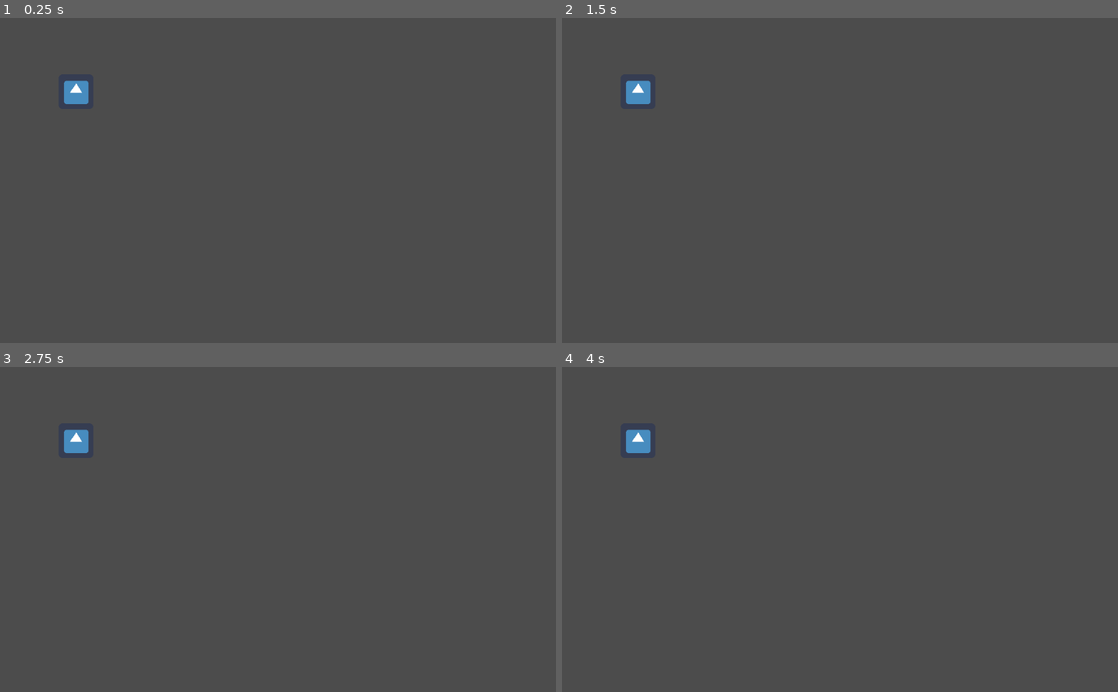
Above: before the commit, frames 1-4 (two rows, left to right).
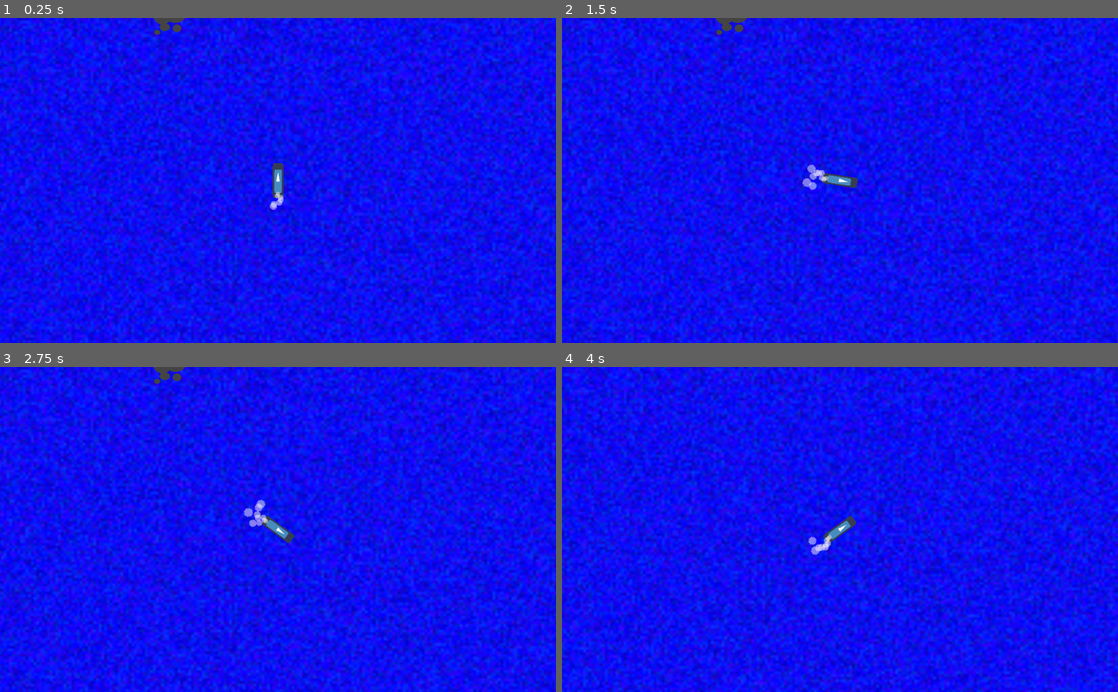
Above: after the commit, the same moments.

Repository: HedgeLizards/grappling
Game: Godot game, scene res://scenes/Main.tscn
The game is run twice, just before and just after one commit, with the same random seed, the same clock (stepped at 60 frames per second) and the same inputs. The engine's default icon, where the game draws it, is replaced by a stand-in: a white triangle on a blue panel in a dark square.
Inputs:
- Up to frame 1 (0.25 s): no input
- Up to frame 2 (1.5 s): hold D (right, bound only after the commit) 0.53-1.28 s; hold A (left, bound only after the commit) from 1.28 s (still down)
- Up to frame 3 (2.75 s): release A (left, bound only after the commit) at 2.03 s; hold D (right, bound only after the commit) from 2.03 s (still down)
- Up to frame 4 (4 s): release D (right, bound only after the commit) at 2.78 s; hold W (forwards, bound only after the commit) 2.78-3.53 s; hold A (left, bound only after the commit) from 3.53 s (still down)

The runs differ from the first frame. In frame 1, 100% of the frame differs, in the area x 0-100%, y 0-100%; in frame 2, 100%; in frame 3, 100%; in frame 4, 100%.

Commit message:
player moving around

Diff:
--- a/project.godot
+++ b/project.godot
@@ -18,6 +18,33 @@
 
 common/drop_mouse_on_gui_input_disabled=true
 
+[input]
+
+left={
+"deadzone": 0.5,
+"events": [ Object(InputEventKey,"resource_local_to_scene":false,"resource_name":"","device":0,"alt":false,"shift":false,"control":false,"meta":false,"command":false,"pressed":false,"scancode":0,"physical_scancode":65,"unicode":0,"echo":false,"script":null)
+, Object(InputEventKey,"resource_local_to_scene":false,"resource_name":"","device":0,"alt":false,"shift":false,"control":false,"meta":false,"command":false,"pressed":false,"scancode":0,"physical_scancode":16777231,"unicode":0,"echo":false,"script":null)
+ ]
+}
+right={
+"deadzone": 0.5,
+"events": [ Object(InputEventKey,"resource_local_to_scene":false,"resource_name":"","device":0,"alt":false,"shift":false,"control":false,"meta":false,"command":false,"pressed":false,"scancode":0,"physical_scancode":68,"unicode":0,"echo":false,"script":null)
+, Object(InputEventKey,"resource_local_to_scene":false,"resource_name":"","device":0,"alt":false,"shift":false,"control":false,"meta":false,"command":false,"pressed":false,"scancode":0,"physical_scancode":16777233,"unicode":0,"echo":false,"script":null)
+ ]
+}
+forwards={
+"deadzone": 0.5,
+"events": [ Object(InputEventKey,"resource_local_to_scene":false,"resource_name":"","device":0,"alt":false,"shift":false,"control":false,"meta":false,"command":false,"pressed":false,"scancode":0,"physical_scancode":87,"unicode":0,"echo":false,"script":null)
+, Object(InputEventKey,"resource_local_to_scene":false,"resource_name":"","device":0,"alt":false,"shift":false,"control":false,"meta":false,"command":false,"pressed":false,"scancode":0,"physical_scancode":16777232,"unicode":0,"echo":false,"script":null)
+ ]
+}
+backwards={
+"deadzone": 0.5,
+"events": [ Object(InputEventKey,"resource_local_to_scene":false,"resource_name":"","device":0,"alt":false,"shift":false,"control":false,"meta":false,"command":false,"pressed":false,"scancode":0,"physical_scancode":16777234,"unicode":0,"echo":false,"script":null)
+, Object(InputEventKey,"resource_local_to_scene":false,"resource_name":"","device":0,"alt":false,"shift":false,"control":false,"meta":false,"command":false,"pressed":false,"scancode":0,"physical_scancode":83,"unicode":0,"echo":false,"script":null)
+ ]
+}
+
 [physics]
 
 common/enable_pause_aware_picking=true
--- a/scenes/Main.tscn
+++ b/scenes/Main.tscn
@@ -1,9 +1,32 @@
-[gd_scene load_steps=2 format=2]
+[gd_scene load_steps=5 format=2]
 
-[ext_resource path="res://icon.png" type="Texture" id=1]
+[ext_resource path="res://scenes/Player.tscn" type="PackedScene" id=1]
+[ext_resource path="res://assets/sea.png" type="Texture" id=2]
+[ext_resource path="res://scenes/Rock.tscn" type="PackedScene" id=3]
+[ext_resource path="res://assets/foam.png" type="Texture" id=4]
 
 [node name="Main" type="Node2D"]
 
-[node name="Sprite" type="Sprite" parent="."]
-position = Vector2( 140, 136 )
-texture = ExtResource( 1 )
+[node name="TextureRect" type="TextureRect" parent="."]
+margin_left = -1.00001e+06
+margin_top = -1.00002e+06
+margin_right = 999987.0
+margin_bottom = 999976.0
+rect_scale = Vector2( 5, 5 )
+texture = ExtResource( 2 )
+stretch_mode = 2
+
+[node name="Player" parent="." instance=ExtResource( 1 )]
+
+[node name="CPUParticles2D" type="CPUParticles2D" parent="."]
+visible = false
+position = Vector2( 164, 101 )
+amount = 20
+lifetime = 0.5
+texture = ExtResource( 4 )
+direction = Vector2( 2, 1 )
+spread = 180.0
+gravity = Vector2( 0, 0 )
+initial_velocity = 30.0
+
+[node name="Rock" parent="." instance=ExtResource( 3 )]
--- /dev/null
+++ b/scenes/Player.tscn
@@ -0,0 +1,37 @@
+[gd_scene load_steps=6 format=2]
+
+[ext_resource path="res://scripts/Player.gd" type="Script" id=1]
+[ext_resource path="res://icon.png" type="Texture" id=2]
+[ext_resource path="res://assets/foam.png" type="Texture" id=3]
+
+[sub_resource type="RectangleShape2D" id=1]
+extents = Vector2( 8, 25 )
+
+[sub_resource type="Curve" id=3]
+min_value = 1.0
+max_value = 2.0
+_data = [ Vector2( 0.011745, 1 ), 0.0, 1.12186, 0, 0, Vector2( 0.964765, 1.98466 ), 1.28653, 0.0, 0, 0 ]
+
+[node name="Player" type="KinematicBody2D"]
+position = Vector2( 200, 300 )
+script = ExtResource( 1 )
+
+[node name="Sprite" type="Sprite" parent="."]
+scale = Vector2( 0.3, 1 )
+texture = ExtResource( 2 )
+
+[node name="CollisionShape2D" type="CollisionShape2D" parent="."]
+shape = SubResource( 1 )
+
+[node name="Camera2D" type="Camera2D" parent="."]
+current = true
+
+[node name="CPUParticles2D" type="CPUParticles2D" parent="."]
+position = Vector2( 0, 24 )
+amount = 10
+lifetime = 0.4
+texture = ExtResource( 3 )
+direction = Vector2( 0, 1 )
+gravity = Vector2( 0, 0 )
+initial_velocity = 100.0
+scale_amount_curve = SubResource( 3 )
--- /dev/null
+++ b/scenes/Rock.tscn
@@ -0,0 +1,14 @@
+[gd_scene load_steps=3 format=2]
+
+[ext_resource path="res://assets/rocks.png" type="Texture" id=1]
+
+[sub_resource type="CircleShape2D" id=2]
+radius = 30.0
+
+[node name="Rock" type="StaticBody2D"]
+
+[node name="CollisionShape2D" type="CollisionShape2D" parent="."]
+shape = SubResource( 2 )
+
+[node name="Sprite" type="Sprite" parent="."]
+texture = ExtResource( 1 )
--- /dev/null
+++ b/scripts/Player.gd
@@ -0,0 +1,15 @@
+extends KinematicBody2D
+
+var speed = 100;
+
+
+
+func _ready():
+	pass # Replace with function body.
+
+
+func _physics_process(delta):
+	var control = int(Input.is_action_pressed('right')) - int(Input.is_action_pressed('left'))
+	rotation += control * delta * PI
+	if Input.is_action_pressed("forwards"):
+		move_local_y(-delta * speed)
Binary file added: assets/foam.png
Not shown, added: assets/foam.png.import
Binary file added: assets/rocks.png
Not shown, added: assets/rocks.png.import
Binary file added: assets/sea.png
Not shown, added: assets/sea.png.import
Binary file added: assets/ship.png
Not shown, added: assets/ship.png.import
